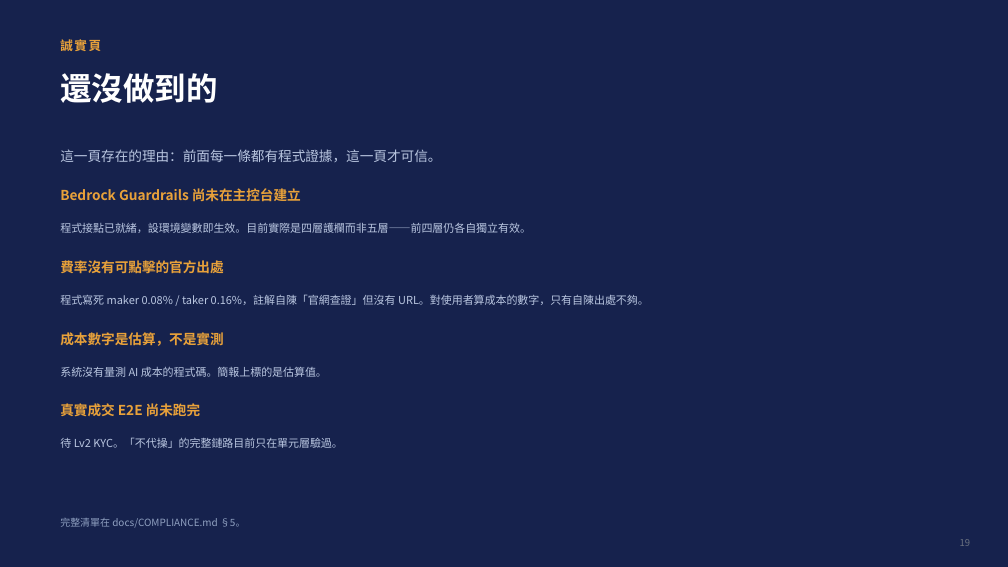
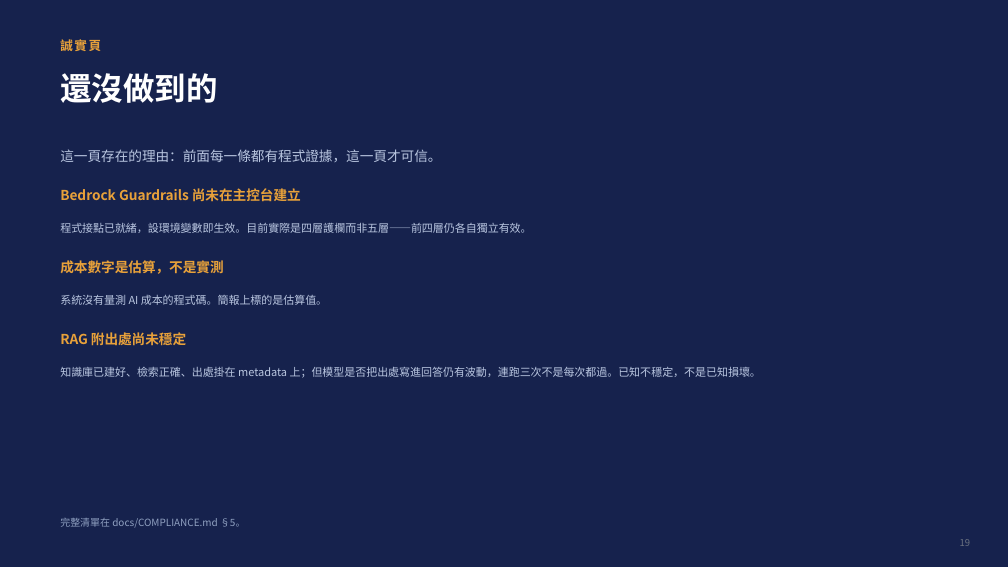
Before and after one commit to giont565/MaiMate, a slide deck: slide 19 of docs/MaiMate_提案簡報_20260731.pptx. Drawn at 1008x567 pixels with LibreOffice and Linux fonts; fonts in the diff are those of the drawing. Boxes give left, top, right and bottom in pixels: in the first picture for what was removed or moved away, otherwise in the second. Text is boxed around its words. In the diff, an @@ line names an element or a change of style, - is before the commit and + after.

```diff
--- a/docs/MaiMate_提案簡報_20260731.pptx
+++ b/docs/MaiMate_提案簡報_20260731.pptx
@@ text "成本數字是估算，不是實測" moved from (x1=60, y1=332, x2=223, y2=346) to (x1=60, y1=260, x2=223, y2=274) @@
@@ text removed at (x1=60, y1=260, x2=223, y2=273) @@
-費率沒有可點擊的官方出處
@@ text "系統沒有量測 AI 成本的程式碼。簡報上標的是估算值。" moved from (x1=60, y1=367, x2=327, y2=377) to (x1=60, y1=295, x2=327, y2=305) @@
@@ text removed at (x1=60, y1=294, x2=649, y2=305) @@
-程式寫死 maker 0.08% / taker 0.16%，註解自陳「官網查證」但沒有 URL。對使用者算成本的數字，只有自陳出處不夠。
@@ text added at (x1=60, y1=332, x2=186, y2=345), 13 pt, text #E8A13A, bold @@
+RAG 附出處尚未穩定
@@ text added at (x1=60, y1=367, x2=761, y2=378), 10.5 pt, text #B9C6E0 @@
+知識庫已建好、檢索正確、出處掛在 metadata 上；但模型是否把出處寫進回答仍有波動，連跑三次不是每次都過。已知不穩定，不是已知損壞。
@@ text removed at (x1=60, y1=403, x2=200, y2=416) @@
-真實成交 E2E 尚未跑完
@@ text removed at (x1=60, y1=437, x2=342, y2=448) @@
-待 Lv2 KYC。「不代操」的完整鏈路目前只在單元層驗過。
```
Also in this commit, not shown: 2 other slides changed, 2 other files.
